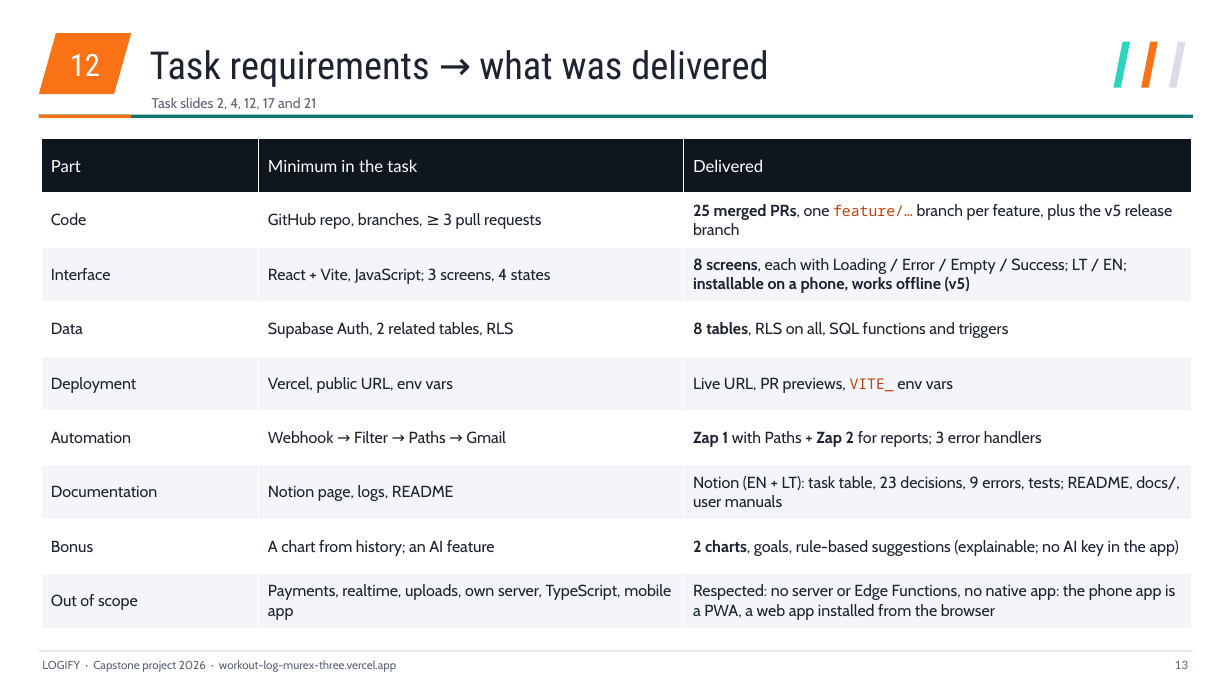
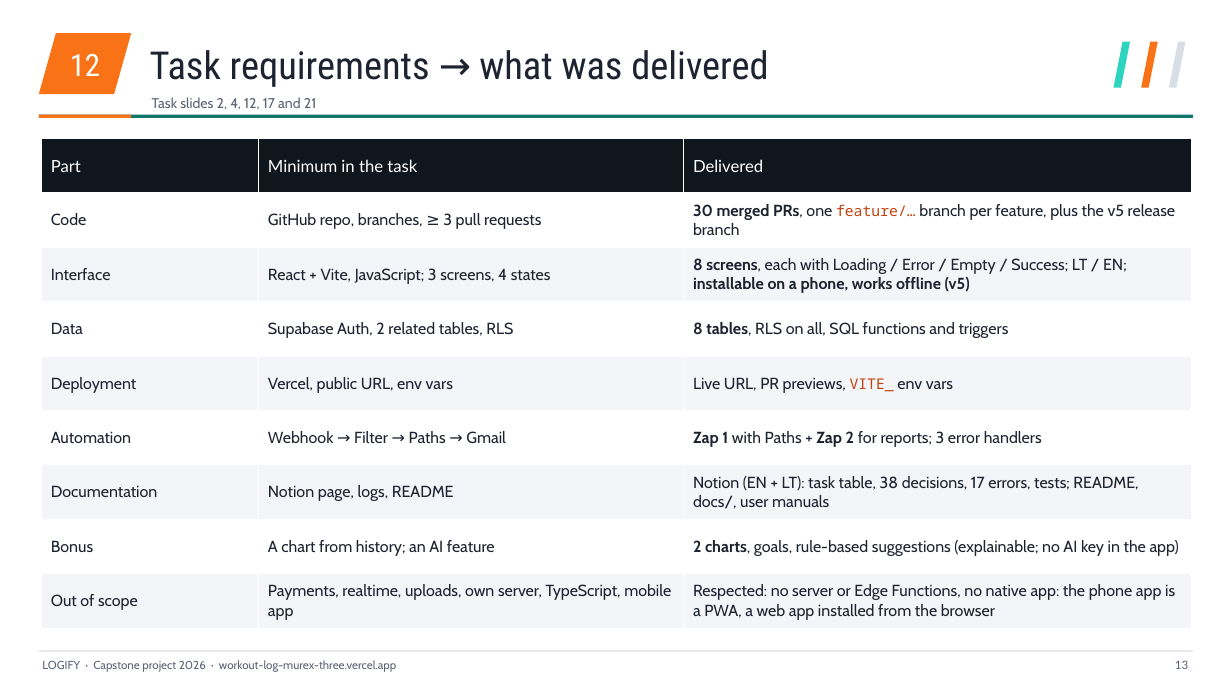
Before and after one commit to mse1987319-png/workout-log, a slide deck: slide 13 of _task/results/Logify_EN.pptx. Drawn at 1232x693 pixels with LibreOffice and Linux fonts; fonts in the diff are those of the drawing. Boxes give left, top, right and bottom in pixels: in the first picture for what was removed or moved away, otherwise in the second. Text is boxed around its words. In the diff, an @@ line names an element or a change of style, - is before the commit and + after.

```diff
--- a/_task/results/Logify_EN.pptx
+++ b/_task/results/Logify_EN.pptx
@@ table at [42,139,1192,628] @@
-row 2, column 3: 25 merged PRs, one feature/… branch per feature, plus the v5 release branch
+row 2, column 3: 30 merged PRs, one feature/… branch per feature, plus the v5 release branch
-row 7, column 3: Notion (EN + LT): task table, 23 decisions, 9 errors, tests; README, docs/, user manuals
+row 7, column 3: Notion (EN + LT): task table, 38 decisions, 17 errors, tests; README, docs/, user manuals
```
Also in this commit, not shown: 1 other slide changed, 2 other files.
